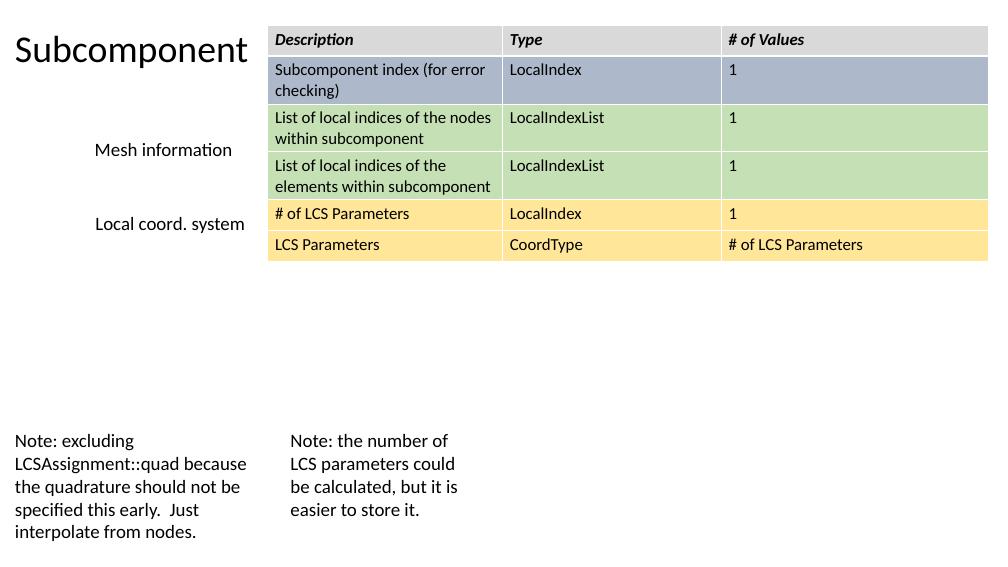
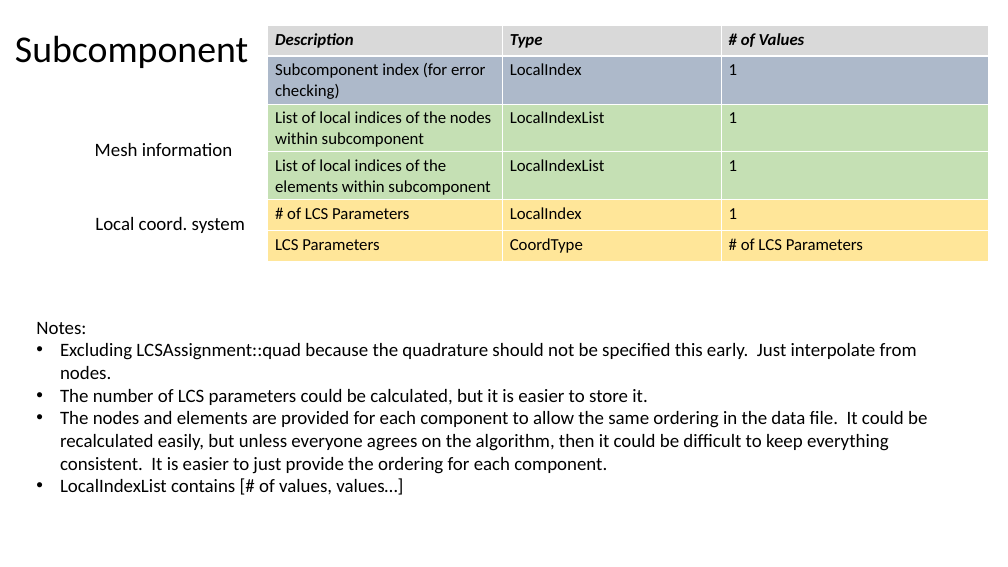
Before and after one commit to afrl/sheff-fea-io, a slide deck: slide 14 of docs/FormatSpecification.pptx (slide 16 before the commit). Drawn at 1008x567 pixels with LibreOffice and Linux fonts; fonts in the diff are those of the drawing. Boxes give left, top, right and bottom in pixels: in the first picture for what was removed or moved away, otherwise in the second. Text is boxed around its words. In the diff, an @@ line names an element or a change of style, - is before the commit and + after.

```diff
--- a/docs/FormatSpecification.pptx
+++ b/docs/FormatSpecification.pptx
@@ text at <box>36,322,927,495</box>: text changed @@
-Note: excluding LCSAssignment::quad because the quadrature should not be specified this early. Just interpolate from nodes.
+Notes:
+• Excluding LCSAssignment::quad because the quadrature should not be specified this early. Just interpolate from nodes.
+• The number of LCS parameters could be calculated, but it is easier to store it.
+• The nodes and elements are provided for each component to allow the same ordering in the data file. It could be recalculated easily, but unless everyone agrees on the algorithm, then it could be difficult to keep everything consistent. It is easier to just provide the ordering for each component.
+• LocalIndexList contains [# of values, values…]
@@ text removed at <box>290,434,458,516</box> @@
-Note: the number of LCS parameters could be calculated, but it is easier to store it.
```
Also in this commit, not shown: 3 other slides changed, 2 slides added, 2 slides removed, 8 other files.
